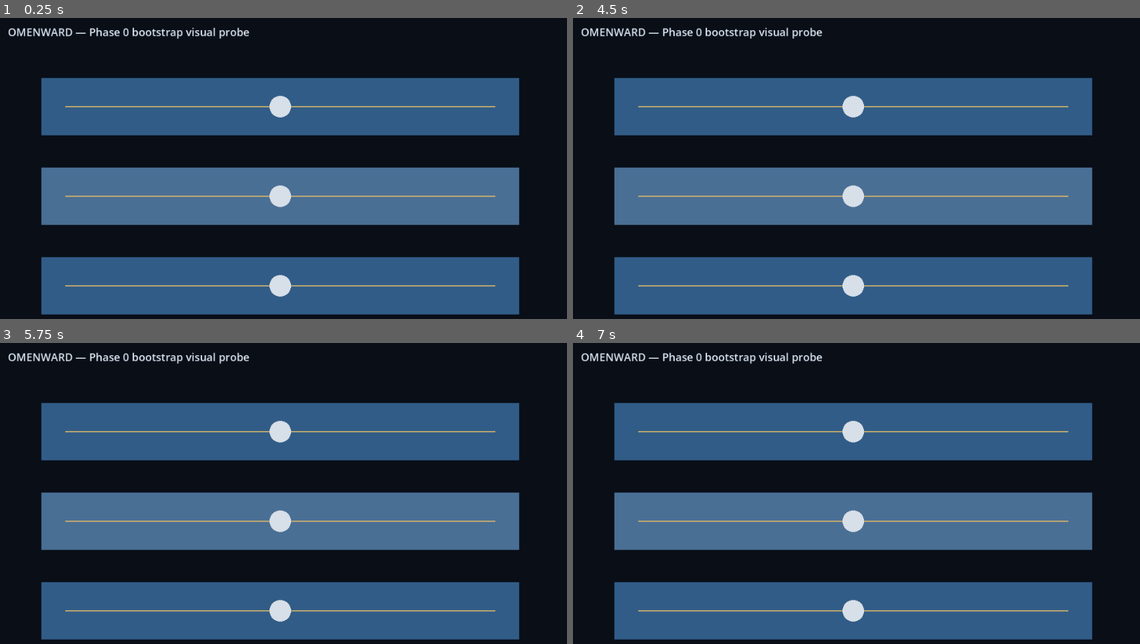
Above: before the commit, frames 1-4 (two rows, left to right).
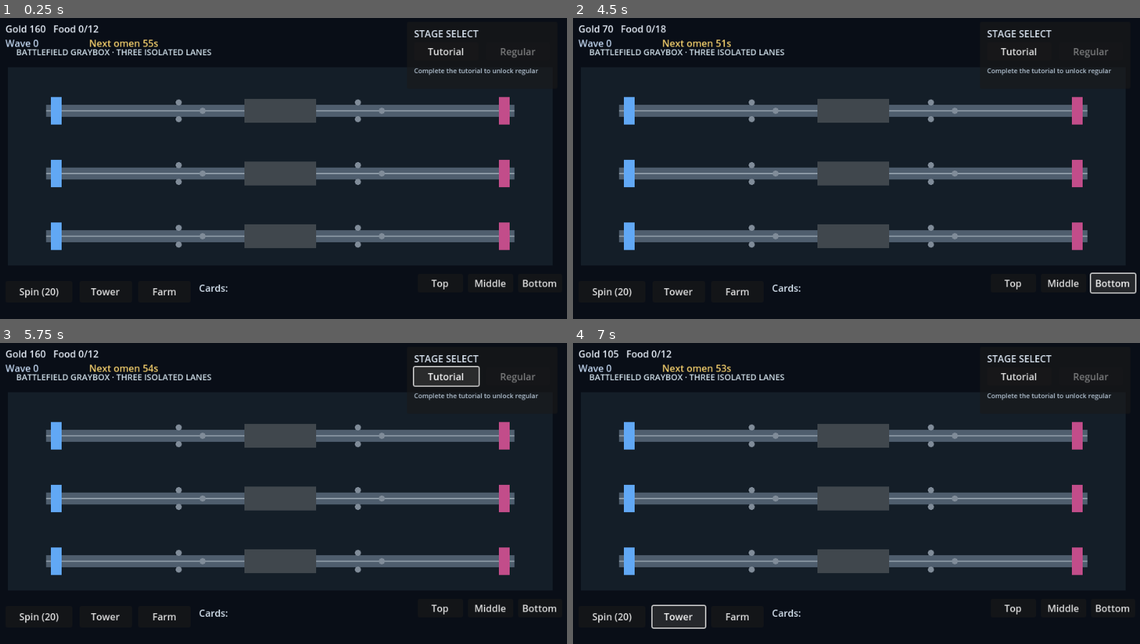
Above: after the commit, the same moments.

Repository: alsdmlals4-eng/omenward
Game: Godot game, scene res://scenes/main/main.tscn
The game is run twice, just before and just after one commit, with the same random seed, the same clock (stepped at 60 frames per second) and the same inputs.
Inputs (mouse positions are in pixels of both pictures, inside the frame that each line leads up to):
- Up to frame 1 (0.25 s): no input
- Up to frame 2 (4.5 s): click (612, 291) at 0.5 s, where only the run after the commit has a clickable "Spin (20)"; click (680, 291) at 1.25 s, where only the run after the commit has a clickable "Tower"; click (737, 291) at 2 s, where only the run after the commit has a clickable "Farm"; click (1015, 282) at 2.75 s, where only the run after the commit has a clickable "Top"; click (1066, 282) at 3.5 s, where only the run after the commit has a clickable "Middle"; click (1111, 282) at 4.25 s, where only the run after the commit has a clickable "Bottom"
- Up to frame 3 (5.75 s): click (447, 376) at 5 s, where only the run after the commit has a clickable "Tutorial"
- Up to frame 4 (7 s): click (612, 616) at 5.75 s, where only the run after the commit has a clickable "Spin (20)"; click (680, 616) at 6.5 s, where only the run after the commit has a clickable "Tower"

The runs differ from the first frame. In frame 1, 55% of the frame differs, in the area x 0-99%, y 2-99%; in frame 2, 55%; in frame 3, 55%; in frame 4, 55%.
Error after the commit: Trying to return an array of type "Array" where expected return type is "Array[UnitSpawnDefinition]". (res://scripts/roulette/roulette_service.gd:40)

Commit message:
feat: add playable vertical slice scenes

Diff:
--- /dev/null
+++ b/scenes/battle/battlefield.tscn
@@ -0,0 +1,6 @@
+[gd_scene load_steps=2 format=3]
+
+[ext_resource type="Script" path="res://scripts/battle/battlefield_view.gd" id="1_view"]
+
+[node name="Battlefield" type="Node2D"]
+script = ExtResource("1_view")
--- a/scenes/main/main.tscn
+++ b/scenes/main/main.tscn
@@ -1,23 +1,19 @@
-[gd_scene load_steps=3 format=3]
+[gd_scene load_steps=5 format=3]
 
 [ext_resource type="Script" path="res://scripts/core/game_session.gd" id="1_session"]
-[ext_resource type="Script" path="res://scripts/ui/bootstrap_visual_probe.gd" id="2_probe"]
+[ext_resource type="PackedScene" path="res://scenes/battle/battlefield.tscn" id="2_battlefield"]
+[ext_resource type="PackedScene" path="res://scenes/ui/stage_hud.tscn" id="3_hud"]
+[ext_resource type="PackedScene" path="res://scenes/ui/stage_select.tscn" id="4_select"]
 
 [node name="Main" type="Node"]
 
 [node name="GameSession" type="Node" parent="."]
 script = ExtResource("1_session")
 
-[node name="WorldRoot" type="Node2D" parent="."]
-
-[node name="BootstrapVisualProbe" type="Node2D" parent="WorldRoot"]
-script = ExtResource("2_probe")
+[node name="Battlefield" parent="." instance=ExtResource("2_battlefield")]
 
 [node name="UI" type="CanvasLayer" parent="."]
 
-[node name="StatusPanel" type="Label" parent="UI"]
-offset_left = 24.0
-offset_top = 20.0
-theme_override_colors/font_color = Color(0.86, 0.9, 0.95, 1)
-theme_override_font_sizes/font_size = 18
-text = "OMENWARD — Phase 0 bootstrap visual probe"
+[node name="StageHud" parent="UI" instance=ExtResource("3_hud")]
+
+[node name="StageSelect" parent="UI" instance=ExtResource("4_select")]
--- /dev/null
+++ b/scenes/ui/stage_hud.tscn
@@ -0,0 +1,121 @@
+[gd_scene load_steps=2 format=3]
+
+[ext_resource type="Script" path="res://scripts/ui/stage_hud.gd" id="1_view"]
+
+[node name="StageHud" type="Control"]
+layout_mode = 3
+anchors_preset = 15
+anchor_right = 1.0
+anchor_bottom = 1.0
+grow_horizontal = 2
+grow_vertical = 2
+mouse_filter = 2
+script = ExtResource("1_view")
+
+[node name="ResourceLabel" type="Label" parent="."]
+layout_mode = 0
+offset_left = 20.0
+offset_top = 16.0
+offset_right = 250.0
+offset_bottom = 38.0
+theme_override_colors/font_color = Color(0.9, 0.93, 0.97, 1)
+theme_override_font_sizes/font_size = 16
+
+[node name="WaveLabel" type="Label" parent="."]
+layout_mode = 0
+offset_left = 20.0
+offset_top = 40.0
+offset_right = 150.0
+offset_bottom = 62.0
+theme_override_colors/font_color = Color(0.76, 0.84, 0.94, 1)
+
+[node name="OmenLabel" type="Label" parent="."]
+layout_mode = 0
+offset_left = 160.0
+offset_top = 40.0
+offset_right = 320.0
+offset_bottom = 62.0
+theme_override_colors/font_color = Color(0.94, 0.8, 0.42, 1)
+
+[node name="SpinButton" type="Button" parent="."]
+layout_mode = 0
+offset_left = 20.0
+offset_top = 450.0
+offset_right = 132.0
+offset_bottom = 486.0
+text = "Spin (20)"
+
+[node name="TowerButton" type="Button" parent="."]
+layout_mode = 0
+offset_left = 144.0
+offset_top = 450.0
+offset_right = 232.0
+offset_bottom = 486.0
+text = "Tower"
+
+[node name="FarmButton" type="Button" parent="."]
+layout_mode = 0
+offset_left = 242.0
+offset_top = 450.0
+offset_right = 330.0
+offset_bottom = 486.0
+text = "Farm"
+
+[node name="CardsLabel" type="Label" parent="."]
+layout_mode = 0
+offset_left = 344.0
+offset_top = 450.0
+offset_right = 700.0
+offset_bottom = 486.0
+theme_override_colors/font_color = Color(0.84, 0.89, 0.94, 1)
+autowrap_mode = 2
+
+[node name="DeployTop" type="Button" parent="."]
+layout_mode = 0
+offset_left = 710.0
+offset_top = 438.0
+offset_right = 786.0
+offset_bottom = 468.0
+text = "Top"
+
+[node name="DeployMiddle" type="Button" parent="."]
+layout_mode = 0
+offset_left = 794.0
+offset_top = 438.0
+offset_right = 870.0
+offset_bottom = 468.0
+text = "Middle"
+
+[node name="DeployBottom" type="Button" parent="."]
+layout_mode = 0
+offset_left = 878.0
+offset_top = 438.0
+offset_right = 952.0
+offset_bottom = 468.0
+text = "Bottom"
+
+[node name="ResultLabel" type="Label" parent="."]
+layout_mode = 0
+offset_left = 340.0
+offset_top = 210.0
+offset_right = 620.0
+offset_bottom = 250.0
+theme_override_colors/font_color = Color(1, 0.9, 0.45, 1)
+theme_override_font_sizes/font_size = 24
+horizontal_alignment = 1
+
+[node name="RetryButton" type="Button" parent="."]
+layout_mode = 0
+offset_left = 414.0
+offset_top = 258.0
+offset_right = 546.0
+offset_bottom = 294.0
+text = "Retry Stage"
+
+[connection signal="pressed" from="SpinButton" to="." method="_on_spin_pressed"]
+[connection signal="pressed" from="TowerButton" to="." method="_on_tower_pressed"]
+[connection signal="pressed" from="FarmButton" to="." method="_on_farm_pressed"]
+[connection signal="pressed" from="DeployTop" to="." method="_on_deploy_pressed" binds= [&"top"]]
+[connection signal="pressed" from="DeployMiddle" to="." method="_on_deploy_pressed" binds= [&"middle"]]
+[connection signal="pressed" from="DeployBottom" to="." method="_on_deploy_pressed" binds= [&"bottom"]]
+[connection signal="pressed" from="RetryButton" to="." method="_on_retry_pressed"]
--- /dev/null
+++ b/scenes/ui/stage_select.tscn
@@ -0,0 +1,61 @@
+[gd_scene load_steps=2 format=3]
+
+[ext_resource type="Script" path="res://scripts/ui/stage_select.gd" id="1_view"]
+
+[node name="StageSelect" type="Control"]
+layout_mode = 3
+anchors_preset = 1
+anchor_left = 1.0
+anchor_right = 1.0
+offset_left = -268.0
+offset_top = 16.0
+offset_right = -16.0
+offset_bottom = 128.0
+grow_horizontal = 0
+script = ExtResource("1_view")
+
+[node name="Panel" type="Panel" parent="."]
+layout_mode = 1
+anchors_preset = 15
+anchor_right = 1.0
+anchor_bottom = 1.0
+grow_horizontal = 2
+grow_vertical = 2
+
+[node name="Title" type="Label" parent="Panel"]
+layout_mode = 0
+offset_left = 12.0
+offset_top = 8.0
+offset_right = 240.0
+offset_bottom = 28.0
+theme_override_colors/font_color = Color(0.86, 0.9, 0.95, 1)
+text = "STAGE SELECT"
+
+[node name="TutorialButton" type="Button" parent="Panel"]
+layout_mode = 0
+offset_left = 12.0
+offset_top = 34.0
+offset_right = 120.0
+offset_bottom = 64.0
+text = "Tutorial"
+
+[node name="RegularButton" type="Button" parent="Panel"]
+layout_mode = 0
+offset_left = 132.0
+offset_top = 34.0
+offset_right = 240.0
+offset_bottom = 64.0
+text = "Regular"
+
+[node name="StatusLabel" type="Label" parent="Panel"]
+layout_mode = 0
+offset_left = 12.0
+offset_top = 74.0
+offset_right = 240.0
+offset_bottom = 102.0
+theme_override_colors/font_color = Color(0.7, 0.76, 0.82, 1)
+theme_override_font_sizes/font_size = 11
+autowrap_mode = 2
+
+[connection signal="pressed" from="Panel/TutorialButton" to="." method="_on_tutorial_pressed"]
+[connection signal="pressed" from="Panel/RegularButton" to="." method="_on_regular_pressed"]
--- /dev/null
+++ b/scenes/units/unit.tscn
@@ -0,0 +1,6 @@
+[gd_scene load_steps=2 format=3]
+
+[ext_resource type="Script" path="res://scripts/units/unit_view.gd" id="1_view"]
+
+[node name="Unit" type="Node2D"]
+script = ExtResource("1_view")
--- /dev/null
+++ b/scripts/battle/battlefield_view.gd
@@ -0,0 +1,73 @@
+class_name BattlefieldView
+extends Node2D
+
+const UNIT_SCENE := preload("res://scenes/units/unit.tscn")
+const LANE_IDS := [&"top", &"middle", &"bottom"]
+const LANE_Y := {&"top": 165.0, &"middle": 270.0, &"bottom": 375.0}
+
+var run: Variant
+var _unit_views := {}
+
+
+func bind_run(assigned_run: Variant) -> void:
+	run = assigned_run
+	queue_redraw()
+
+
+func _process(_delta: float) -> void:
+	_sync_unit_views()
+	queue_redraw()
+
+
+func _draw() -> void:
+	draw_rect(Rect2(24, 92, 912, 332), Color(0.08, 0.12, 0.16, 0.96), true)
+	for lane_id in LANE_IDS:
+		var y: float = LANE_Y[lane_id]
+		draw_line(Vector2(88, y), Vector2(872, y), Color(0.31, 0.37, 0.43), 20.0)
+		draw_line(Vector2(88, y), Vector2(872, y), Color(0.58, 0.63, 0.68), 2.0)
+		draw_rect(Rect2(96, y - 23, 18, 46), Color(0.38, 0.66, 0.96), true)
+		draw_rect(Rect2(846, y - 23, 18, 46), Color(0.76, 0.3, 0.54), true)
+		draw_rect(Rect2(420, y - 20, 120, 40), Color(0.25, 0.28, 0.3), true)
+		_draw_outpost_nodes(Vector2(330, y), Color(0.5, 0.55, 0.6))
+		_draw_outpost_nodes(Vector2(630, y), Color(0.5, 0.55, 0.6))
+		if run != null and run.battle != null:
+			var bypasses: Array = run.battle.bypasses
+			if bypasses.any(func(entry: Dictionary) -> bool: return entry["state"].lane_id == lane_id and entry["state"].warning_active):
+				draw_string(ThemeDB.fallback_font, Vector2(460, y - 34), "BYPASS WARNING", HORIZONTAL_ALIGNMENT_LEFT, -1, 12, Color(1.0, 0.76, 0.24))
+	draw_string(ThemeDB.fallback_font, Vector2(38, 72), "BATTLEFIELD GRAYBOX · THREE ISOLATED LANES", HORIZONTAL_ALIGNMENT_LEFT, -1, 14, Color(0.82, 0.88, 0.92))
+
+
+func _draw_outpost_nodes(center: Vector2, color: Color) -> void:
+	draw_circle(center + Vector2(-20, -14), 5.0, color)
+	draw_circle(center + Vector2(-20, 14), 5.0, color)
+	draw_circle(center + Vector2(20, 0), 5.0, color)
+
+
+func _sync_unit_views() -> void:
+	if run == null or run.battle == null:
+		return
+	var visible_ids := {}
+	for lane_id in LANE_IDS:
+		var lane: Variant = run.battle.lanes[lane_id]
+		for unit in lane.ordered_units():
+			visible_ids[unit.unit_id] = true
+			var view: Variant = _unit_views.get(unit.unit_id)
+			if view == null:
+				view = UNIT_SCENE.instantiate()
+				_unit_views[unit.unit_id] = view
+				add_child(view)
+			view.bind_unit(unit, _visual_profile_for(unit))
+			view.position = Vector2(110.0 + unit.lane_position * 7.4, float(LANE_Y[lane_id]))
+	for unit_id in _unit_views.keys():
+		if not visible_ids.has(unit_id):
+			_unit_views[unit_id].queue_free()
+			_unit_views.erase(unit_id)
+
+
+func _visual_profile_for(unit: Variant) -> Variant:
+	if run == null or run.battle == null or run.battle.registry == null:
+		return null
+	for profile in run.battle.registry.faction_visuals:
+		if profile.archetype_id == unit.archetype_id and profile.visual_faction_id == unit.visual_faction_id:
+			return profile
+	return null
--- a/scripts/core/game_session.gd
+++ b/scripts/core/game_session.gd
@@ -6,6 +6,7 @@
 
 signal bootstrap_ready(manifest: StageManifest)
 signal bootstrap_failed(errors: PackedStringArray)
+signal stage_started(stage_id: StringName, run: Variant)
 
 var clock := CombatClock.new()
 var registry := DataRegistry.new()
@@ -13,6 +14,7 @@
 var validator := BootstrapValidator.new()
 var progression: Variant = StageProgressionScript.new()
 var stage_run: Variant
+var current_stage_id: StringName = &"tutorial_stage"
 
 func _ready() -> void:
 	var errors := registry.load_bootstrap_catalog("res://data/bootstrap_catalog.tres")
@@ -22,10 +24,30 @@
 		push_error("Phase 0 bootstrap validation failed: %s" % errors)
 		return
 	stage_run = StageRunScript.new(progression)
-	stage_run.start(registry.stage_definition(&"tutorial_stage"), determinism.seed)
 	bootstrap_ready.emit(determinism.create_stage_manifest("phase_0", registry.archetype_ids()))
+	call_deferred("start_stage", &"tutorial_stage")
 
 
 func _process(delta: float) -> void:
 	if stage_run != null:
 		stage_run.advance(delta)
+
+
+func start_stage(stage_id: StringName) -> bool:
+	var stage := registry.stage_definition(stage_id)
+	if stage == null or not progression.can_start(stage):
+		return false
+	current_stage_id = stage_id
+	stage_run.start(stage, determinism.seed)
+	var battlefield := get_parent().get_node_or_null("Battlefield")
+	if battlefield != null:
+		battlefield.bind_run(stage_run)
+	var stage_hud := get_parent().get_node_or_null("UI/StageHud")
+	if stage_hud != null:
+		stage_hud.bind_run(stage_run)
+	stage_started.emit(stage_id, stage_run)
+	return stage_run.result_state == StageRunScript.RUNNING
+
+
+func retry_stage() -> bool:
+	return start_stage(current_stage_id)
--- a/scripts/core/stage_run.gd
+++ b/scripts/core/stage_run.gd
@@ -10,6 +10,7 @@
 const WaveDirectorScript = preload("res://scripts/waves/wave_director.gd")
 const BattleSimulatorScript = preload("res://scripts/battle/battle_simulator.gd")
 const StageProgressionScript = preload("res://scripts/core/stage_progression.gd")
+const OutpostStateScript = preload("res://scripts/battle/outpost_state.gd")
 
 const RUNNING := &"running"
 const VICTORY := &"victory"
@@ -29,6 +30,7 @@
 var result_state: StringName = &""
 
 var _registry: Variant
+var _home_outpost: Variant
 
 
 func _init(assigned_progression: Variant = null) -> void:
@@ -51,11 +53,32 @@
 	clock.is_planning = false
 	economy = StageEconomyScript.new(manifest)
 	buildings = BuildingServiceScript.new(economy, manifest)
+	_home_outpost = OutpostStateScript.new(&"lumern")
+	buildings.register_outpost(&"home", _home_outpost, [&"front_a", &"front_b"])
 	roulette = RouletteServiceScript.new(economy, buildings, manifest, &"lumern")
 	deployment = DeploymentServiceScript.new(economy, manifest)
 	wave_director = WaveDirectorScript.new(stage)
 	battle = BattleSimulatorScript.new(_registry, seed)
 	result_state = RUNNING
+
+
+func spin_roulette(seed_input: Dictionary) -> Array:
+	return roulette.spin(seed_input) if roulette != null else []
+
+
+func construct_home(building_id: StringName) -> bool:
+	if buildings == null:
+		return false
+	var node_id := &"front_a" if building_id == &"tower" else &"front_b"
+	return buildings.try_construct(&"home", node_id, building_id)
+
+
+func deploy_card(card: UnitSpawnDefinition, lane_id: StringName) -> bool:
+	if deployment == null or battle == null or not deployment.deploy(card, lane_id, 10.0):
+		return false
+	var deployed := card.duplicate() as UnitSpawnDefinition
+	deployed.lane_id = lane_id
+	return battle.spawn_unit(deployed) != null
 
 
 func submit_command(command: Dictionary) -> bool:
--- /dev/null
+++ b/scripts/ui/stage_hud.gd
@@ -0,0 +1,71 @@
+class_name StageHud
+extends Control
+
+@onready var _resource_label: Label = $ResourceLabel
+@onready var _wave_label: Label = $WaveLabel
+@onready var _omen_label: Label = $OmenLabel
+@onready var _cards_label: Label = $CardsLabel
+@onready var _result_label: Label = $ResultLabel
+@onready var _retry_button: Button = $RetryButton
+
+var run: Variant
+var _pending_cards: Array = []
+var _spin_index := 0
+
+
+func bind_run(assigned_run: Variant) -> void:
+	run = assigned_run
+	_pending_cards.clear()
+	_update_display()
+
+
+func _process(_delta: float) -> void:
+	_update_display()
+
+
+func _on_spin_pressed() -> void:
+	if run == null:
+		return
+	_spin_index += 1
+	_pending_cards = run.spin_roulette({"seed": _spin_index})
+	_update_display()
+
+
+func _on_tower_pressed() -> void:
+	if run != null:
+		run.construct_home(&"tower")
+	_update_display()
+
+
+func _on_farm_pressed() -> void:
+	if run != null:
+		run.construct_home(&"farm")
+	_update_display()
+
+
+func _on_deploy_pressed(lane_id: StringName) -> void:
+	if run == null or _pending_cards.is_empty():
+		return
+	var card: Variant = _pending_cards.front()
+	if run.deploy_card(card, lane_id):
+		_pending_cards.pop_front()
+	_update_display()
+
+
+func _on_retry_pressed() -> void:
+	var session := get_node_or_null("../../GameSession")
+	if session != null:
+		session.retry_stage()
+
+
+func _update_display() -> void:
+	if run == null or run.economy == null:
+		return
+	_resource_label.text = "Gold %d   Food %d/%d" % [run.economy.gold, run.economy.food_used, run.economy.food_cap]
+	_wave_label.text = "Wave %d" % run.current_wave
+	var omen: float = float(run.wave_director.omen_seconds_remaining()) if run.wave_director != null else 0.0
+	_omen_label.text = "Next omen %.0fs" % omen
+	_cards_label.text = "Cards: %s" % ", ".join(_pending_cards.map(func(card: Variant) -> String: return str(card.archetype_id)))
+	_result_label.visible = run.result_state != run.RUNNING
+	_result_label.text = "Stage %s" % str(run.result_state).capitalize()
+	_retry_button.visible = run.result_state != run.RUNNING
--- /dev/null
+++ b/scripts/ui/stage_select.gd
@@ -0,0 +1,37 @@
+class_name StageSelect
+extends Control
+
+signal stage_requested(stage_id: StringName)
+
+@onready var _regular_button: Button = $Panel/RegularButton
+@onready var _status_label: Label = $Panel/StatusLabel
+
+var _session: Variant
+
+
+func _ready() -> void:
+	_session = get_node_or_null("../../GameSession")
+	if _session != null:
+		_session.stage_started.connect(_on_stage_started)
+	_refresh()
+
+
+func _on_tutorial_pressed() -> void:
+	stage_requested.emit(&"tutorial_stage")
+	if _session != null:
+		_session.start_stage(&"tutorial_stage")
+
+
+func _on_regular_pressed() -> void:
+	if _session != null and _session.start_stage(&"regular_stage"):
+		stage_requested.emit(&"regular_stage")
+
+
+func _on_stage_started(_stage_id: StringName, _run: Variant) -> void:
+	_refresh()
+
+
+func _refresh() -> void:
+	var unlocked: bool = _session != null and bool(_session.progression.regular_unlocked)
+	_regular_button.disabled = not unlocked
+	_status_label.text = "Regular stage unlocked" if unlocked else "Complete the tutorial to unlock regular"
--- /dev/null
+++ b/scripts/units/unit_view.gd
@@ -0,0 +1,44 @@
+class_name UnitView
+extends Node2D
+
+var unit: Variant
+var visual_profile: Variant
+
+
+func bind_unit(assigned_unit: Variant, assigned_visual_profile: Variant = null) -> void:
+	unit = assigned_unit
+	visual_profile = assigned_visual_profile
+	queue_redraw()
+
+
+func _process(_delta: float) -> void:
+	queue_redraw()
+
+
+func _draw() -> void:
+	if unit == null:
+		return
+	var color := Color.WHITE
+	if visual_profile != null:
+		color = visual_profile.palette_color
+	var state_name := str(unit.state)
+	var radius := 7.0
+	if state_name == "structure_attack":
+		radius = 10.0
+	elif state_name == "dead":
+		color.a = 0.3
+		draw_line(Vector2(-7, 0), Vector2(7, 0), color, 3.0)
+		return
+	if state_name.begins_with("bypass"):
+		draw_colored_polygon(PackedVector2Array([Vector2(0, -8), Vector2(8, 0), Vector2(0, 8), Vector2(-8, 0)]), color)
+	else:
+		draw_circle(Vector2.ZERO, radius, color)
+	if state_name.begins_with("attack"):
+		var direction := 1.0 if unit.owner_team_id == &"lumern" else -1.0
+		draw_line(Vector2.ZERO, Vector2(direction * 12.0, -4.0), Color.WHITE, 2.0)
+	if state_name == "hit_light":
+		draw_arc(Vector2.ZERO, radius + 3.0, 0.0, TAU, 12, Color.WHITE, 1.0)
+	if state_name == "capture":
+		draw_arc(Vector2.ZERO, radius + 4.0, 0.0, TAU, 12, Color(1.0, 0.85, 0.35), 2.0)
+	if state_name == "victory":
+		draw_line(Vector2(0, -radius), Vector2(0, -radius - 8.0), Color(1.0, 0.9, 0.4), 2.0)
--- /dev/null
+++ b/tests/headless/scene_contract_test.gd
@@ -0,0 +1,53 @@
+extends SceneTree
+
+const MAIN_SCENE_PATH := "res://scenes/main/main.tscn"
+const BATTLEFIELD_SCENE_PATH := "res://scenes/battle/battlefield.tscn"
+const STAGE_HUD_SCENE_PATH := "res://scenes/ui/stage_hud.tscn"
+const STAGE_SELECT_SCENE_PATH := "res://scenes/ui/stage_select.tscn"
+const UNIT_SCENE_PATH := "res://scenes/units/unit.tscn"
+
+
+func _init() -> void:
+	var failures := PackedStringArray()
+	var main_packed := load(MAIN_SCENE_PATH) as PackedScene
+	_expect(main_packed != null, "main scene loads", failures)
+	if main_packed != null:
+		var main := main_packed.instantiate()
+		_expect(main.get_node_or_null("Battlefield") != null, "main includes battlefield", failures)
+		_expect(main.get_node_or_null("UI/StageHud") != null, "main includes stage HUD", failures)
+		_expect(main.get_node_or_null("UI/StageSelect") != null, "main includes stage select", failures)
+		var session := main.get_node_or_null("GameSession")
+		_expect(session != null and session.has_method("start_stage"), "game session can start a selected stage", failures)
+		_expect(session != null and session.has_method("retry_stage"), "game session can retry the current stage", failures)
+		main.queue_free()
+	_assert_scene_contract(BATTLEFIELD_SCENE_PATH, "bind_run", "battlefield scene binds a stage run", failures)
+	_assert_scene_contract(STAGE_HUD_SCENE_PATH, "bind_run", "stage HUD binds a stage run", failures)
+	_assert_scene_contract(STAGE_SELECT_SCENE_PATH, "stage_requested", "stage select emits stage requests", failures)
+	_assert_scene_contract(UNIT_SCENE_PATH, "bind_unit", "shared unit scene binds a unit instance", failures)
+	_expect(not FileAccess.file_exists("res://scenes/units/enemy_unit.tscn"), "no enemy unit scene is created", failures)
+	_finish(failures)
+
+
+func _assert_scene_contract(scene_path: String, requirement: String, message: String, failures: PackedStringArray) -> void:
+	var packed := load(scene_path) as PackedScene
+	_expect(packed != null, "%s loads" % scene_path, failures)
+	if packed == null:
+		return
+	var instance := packed.instantiate()
+	var fulfilled := instance.has_method(requirement) if requirement.begins_with("bind_") else instance.has_signal(requirement)
+	_expect(fulfilled, message, failures)
+	instance.queue_free()
+
+
+func _expect(condition: bool, message: String, failures: PackedStringArray) -> void:
+	if not condition:
+		failures.append(message)
+
+
+func _finish(failures: PackedStringArray) -> void:
+	if failures.is_empty():
+		print("Playable scene contracts passed")
+		quit(0)
+	else:
+		printerr("Playable scene contract failures:\n%s" % "\n".join(failures))
+		quit(1)
Not shown, added: scripts/battle/battlefield_view.gd.uid
Not shown, added: scripts/ui/stage_hud.gd.uid
Not shown, added: scripts/ui/stage_select.gd.uid
Not shown, added: scripts/units/unit_view.gd.uid
Not shown, added: tests/headless/scene_contract_test.gd.uid
